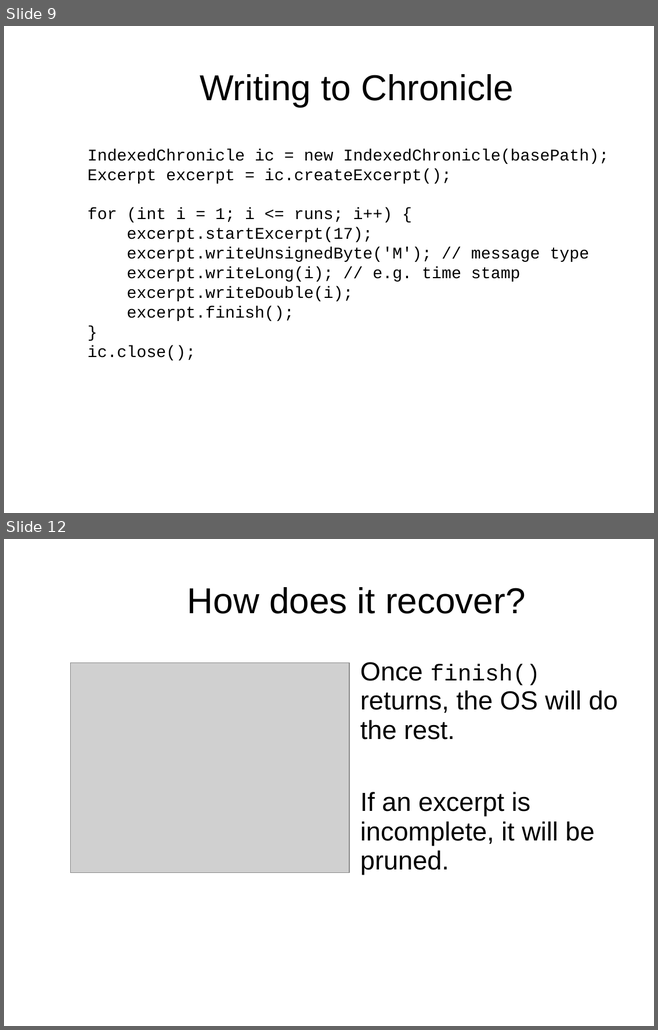
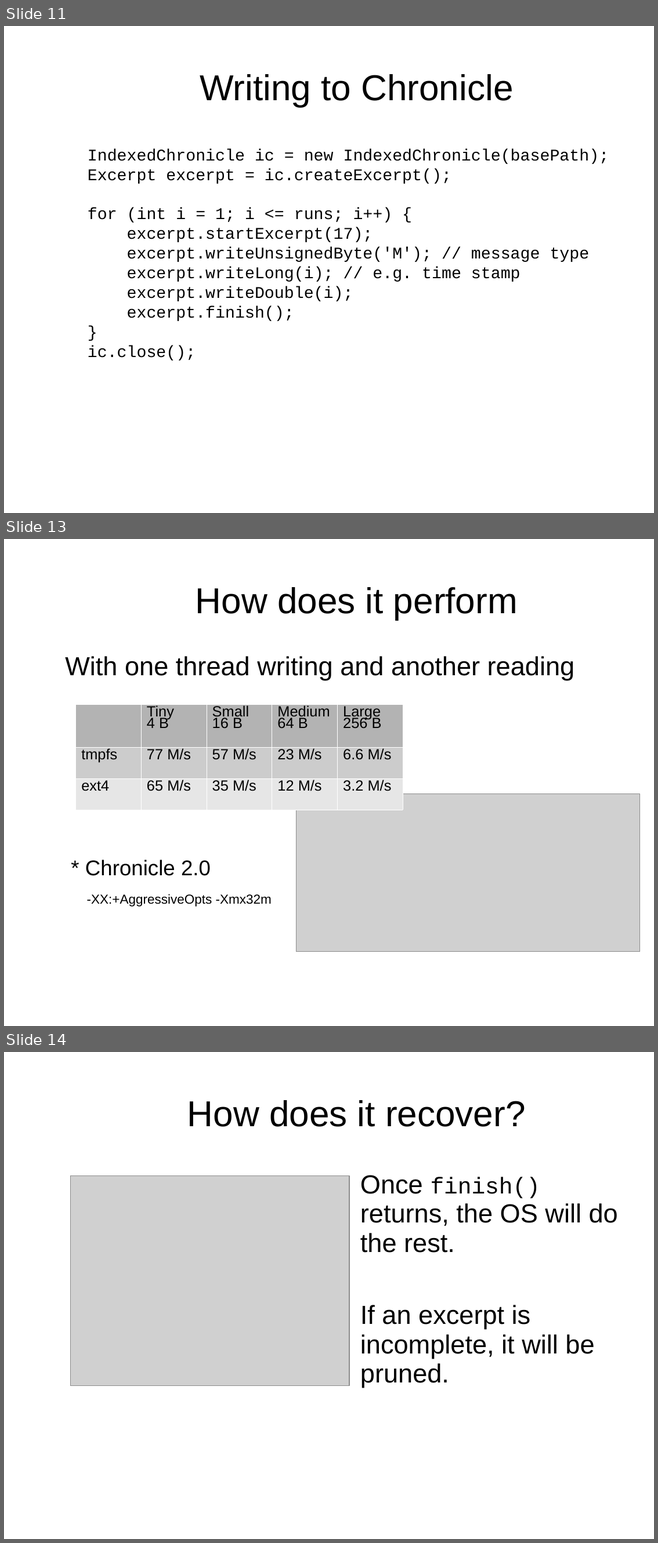
Before and after one commit to Vanilla-Java/Presentations, a slide deck: Introduction to Chronicle.ppt. Shown one above the other, each under a label of ours: slides 9 and 12 before the commit, slides 11, 13 and 14 after it; the slides between them are not shown. The pictures are 658x1030 and 658x1543 pixels, drawn with LibreOffice and Linux fonts; fonts in the diff are those of the drawing; grey boxes stand for pictures; background and template pictures are left out. Boxes give left, top, right and bottom in pixels: in the first picture for what was removed or moved away, otherwise in the second. Text is boxed around its words. In the diff, an @@ line names an element or a change of style, - is before the commit and + after.

Commit message:
Added draft of Writing and Testing

```diff
--- a/Introduction to Chronicle.ppt
+++ b/Introduction to Chronicle.ppt
@@ slide 13 added at <box>4,539,654,1026</box>, background picture (left out) @@
@@ title added at <box>195,587,517,620</box>, 44 pt, text #000000 @@
+How does it perform
@@ text added at <box>65,656,575,907</box>, 32 pt, text #000000 @@
+With one thread writing and another reading
+* Chronicle 2.0
+-XX:+AggressiveOpts -Xmx32m
@@ table added at <box>75,704,402,802</box>, 3 rows, 5 columns @@
+ | Tiny 4 B | Small / 16 B | Medium / 64 B | Large / 256 B
+tmpfs | 77 M/s | 57 M/s | 23 M/s | 6.6 M/s
+ext4 | 65 M/s | 35 M/s | 12 M/s | 3.2 M/s
@@ picture added at <box>296,794,640,952</box> @@
@@ what was slide 9 is now slide 11 @@
@@ what was slide 12 is now slide 14 @@
```
Also in this commit, not shown: 13 slides changed, 4 other slides added, 1 slide removed, 1 other file.
